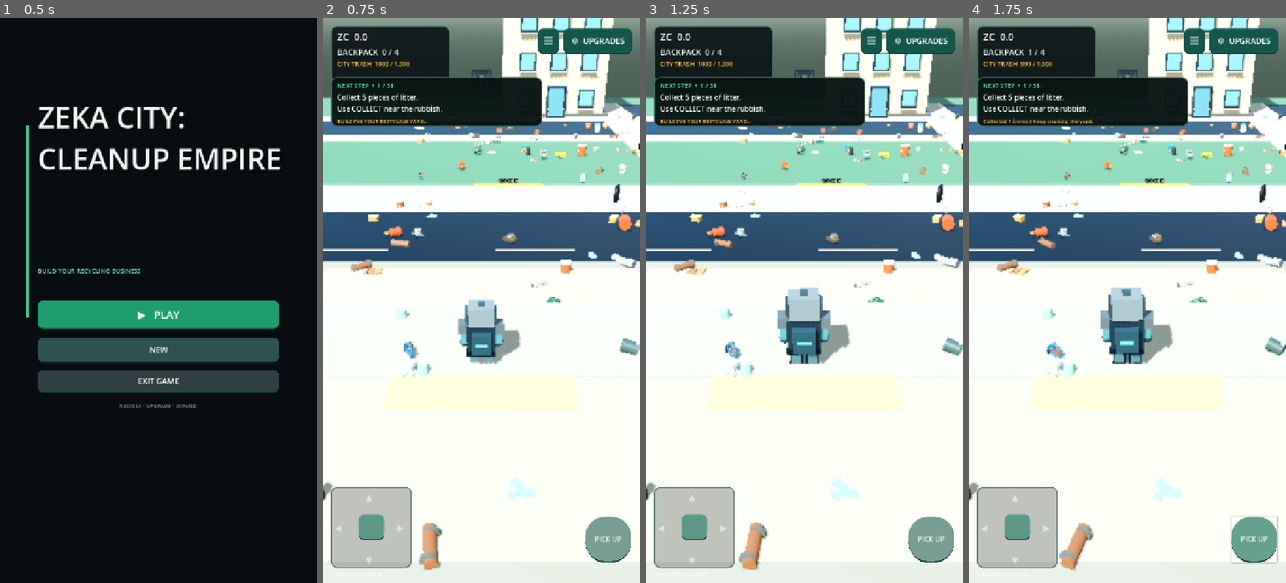
Above: before the commit, frames 1-4 (left to right).
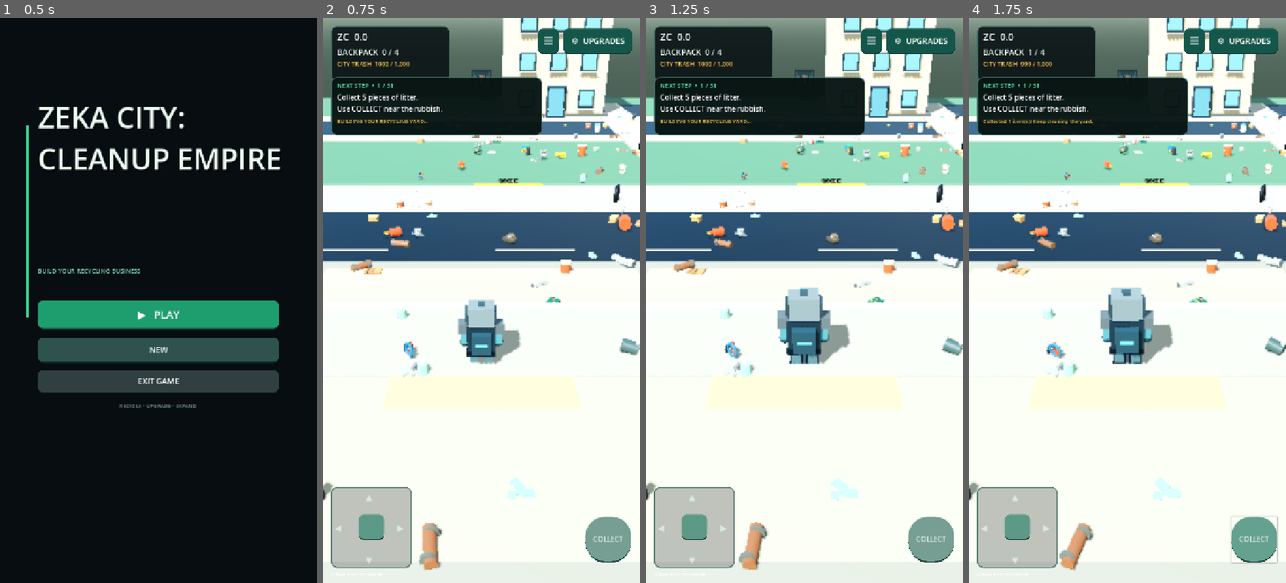
Above: after the commit, the same moments.

Repository: zekainstabot/trash-empire
Game: Godot game, scene res://Scenes/Main.tscn
Same seed, same stepped clock (60 frames per second), same inputs: the game is played once before the commit and once after it.
Inputs:
- Up to frame 1 (0.5 s): no input
- Up to frame 2 (0.75 s): click "▶ PLAY" at 0.5 s
- Up to frame 3 (1.25 s): no input
- Up to frame 4 (1.75 s): click "PICK UP" (after the commit: "COLLECT") at 1.25 s

Frame 1 is identical in both runs. In frame 2, 1.2% of the frame differs, in the area x 2-95%, y 18-93%; in frame 3, 1.2%; in frame 4, 1.2%.

Commit message:
Improve mission card layout and clarity on mobile

Diff:
--- a/Scripts/main.gd
+++ b/Scripts/main.gd
@@ -1544,20 +1544,21 @@
 	panel.size = Vector2(270, 126)
 	panel.add_theme_stylebox_override("panel", _panel_style(Color(0.035, 0.065, 0.075, 0.88)))
 	layer.add_child(panel)
-	money_label = _label("ZC  0", Vector2(32, 27), 22, layer)
+	money_label = _label("CASH  0 ZC", Vector2(32, 27), 22, layer)
 	bag_label = _label("BAG  0 / 5", Vector2(32, 64), 18, layer)
-	final_zone_label = _label("FINAL CLEANUP  0 / 60,000", Vector2(32, 94), 14, layer)
+	final_zone_label = _label("LANDFILL  0 / 60,000", Vector2(32, 94), 14, layer)
 	final_zone_label.add_theme_color_override("font_color", Color(1.0, 0.78, 0.30))
 	_update_final_zone_label()
 
 	# Large, high-contrast mission card. Keep instructions short and readable on phones.
 	var mission_card := Panel.new()
 	mission_card.name = "MissionCard"
-	mission_card.position = Vector2(18, 134)
-	mission_card.size = Vector2(clampf(screen.x - 36.0, 284.0, 480.0), 112.0)
+	var wide_layout := screen.x > screen.y
+	mission_card.position = Vector2(220 if wide_layout else 18, 134)
+	mission_card.size = Vector2(clampf(screen.x - (238.0 if wide_layout else 36.0), 284.0, 480.0), 132.0)
 	mission_card.add_theme_stylebox_override("panel", _panel_style(Color(0.025, 0.075, 0.068, 0.96)))
 	layer.add_child(mission_card)
-	var mission_title := _label("CURRENT MISSION", Vector2(14, 9), 14, mission_card)
+	var mission_title := _label("NEXT STEP", Vector2(14, 9), 14, mission_card)
 	mission_title.name = "MissionTitle"
 	mission_title.add_theme_color_override("font_color", Color(0.38, 1.0, 0.72))
 	mission_label = _label("", Vector2(14, 34), 16, mission_card)
@@ -1574,7 +1575,7 @@
 	message_label.visible = false
 	_update_missions()
 
-	var collect := _button("PICK UP", Vector2(-124, -150), Vector2(104, 104), layer)
+	var collect := _button("COLLECT", Vector2(-124, -150), Vector2(104, 104), layer)
 	_anchor_bottom_right(collect)
 	collect.add_theme_stylebox_override("normal", _circle_button_style(Color(0.08, 0.34, 0.29, 0.58)))
 	collect.add_theme_stylebox_override("hover", _circle_button_style(Color(0.12, 0.46, 0.37, 0.68)))
